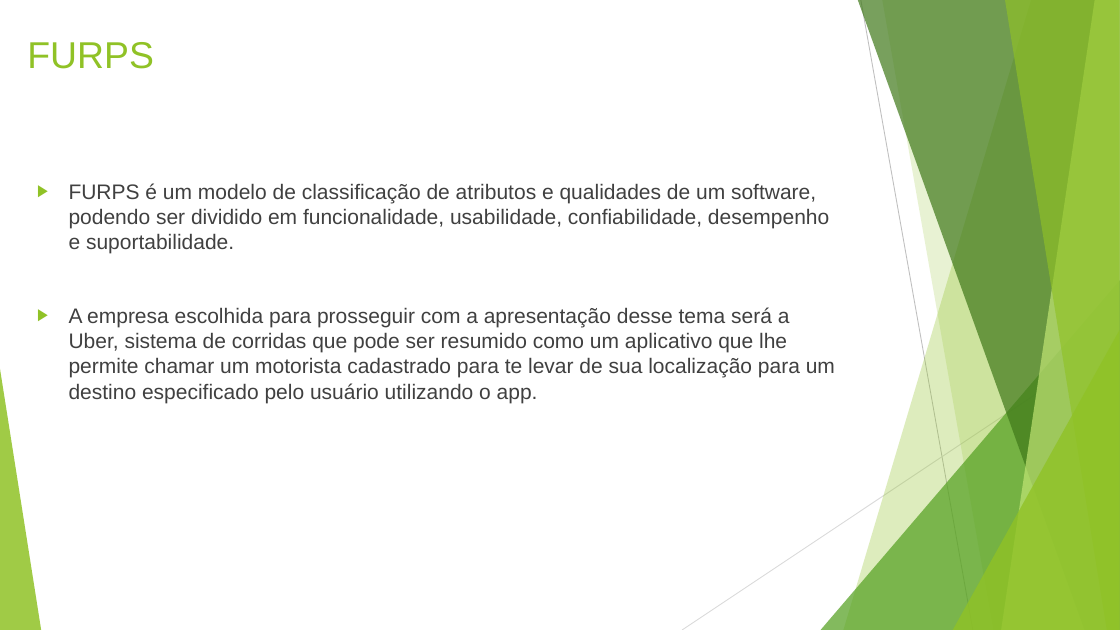
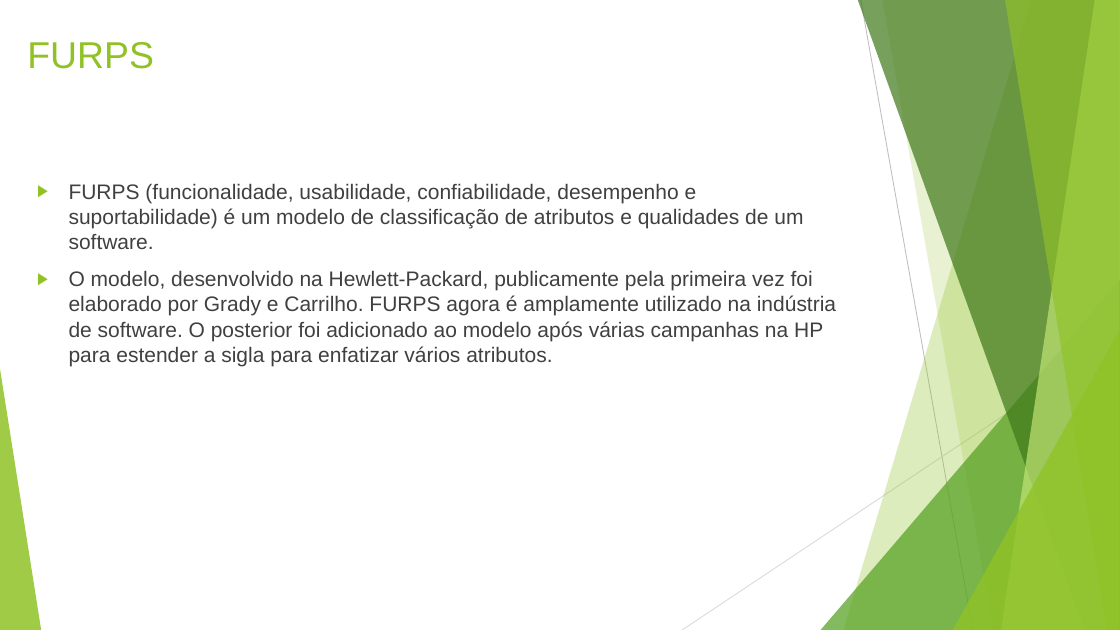
Before and after one commit to GusBaka/aulafurps, a slide deck: slide 2 of Gestão e Qualidade de software 03-04.pptx. Drawn at 1120x630 pixels with LibreOffice and Linux fonts; fonts in the diff are those of the drawing. Boxes give left, top, right and bottom in pixels: in the first picture for what was removed or moved away, otherwise in the second. Text is boxed around its words. In the diff, an @@ line names an element or a change of style, - is before the commit and + after.

```diff
--- a/Gestão e Qualidade de software 03-04.pptx
+++ b/Gestão e Qualidade de software 03-04.pptx
@@ text at box(69, 183, 836, 366): text changed @@
-▶ FURPS é um modelo de classificação de atributos e qualidades de um software, podendo ser dividido em funcionalidade, usabilidade, confiabilidade, desempenho e suportabilidade.
-▶ A empresa escolhida para prosseguir com a apresentação desse tema será a Uber, sistema de corridas que pode ser resumido como um aplicativo que lhe permite chamar um motorista cadastrado para te levar de sua localização para um destino especificado pelo usuário utilizando o app.
+▶ FURPS (funcionalidade, usabilidade, confiabilidade, desempenho e suportabilidade) é um modelo de classificação de atributos e qualidades de um software.
+▶ O modelo, desenvolvido na Hewlett-Packard, publicamente pela primeira vez foi elaborado por Grady e Carrilho. FURPS agora é amplamente utilizado na indústria de software. O posterior foi adicionado ao modelo após várias campanhas na HP para estender a sigla para enfatizar vários atributos.
```
Also in this commit, not shown: 4 other slides changed.
